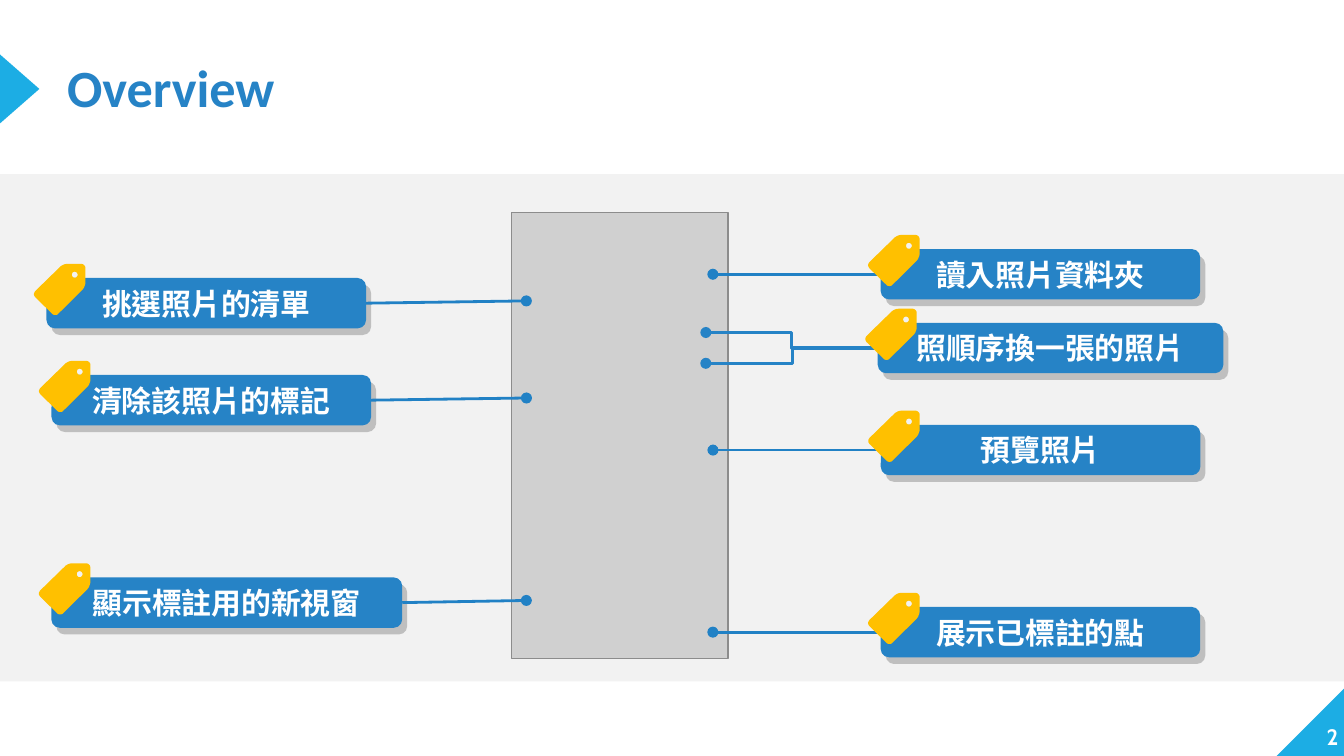
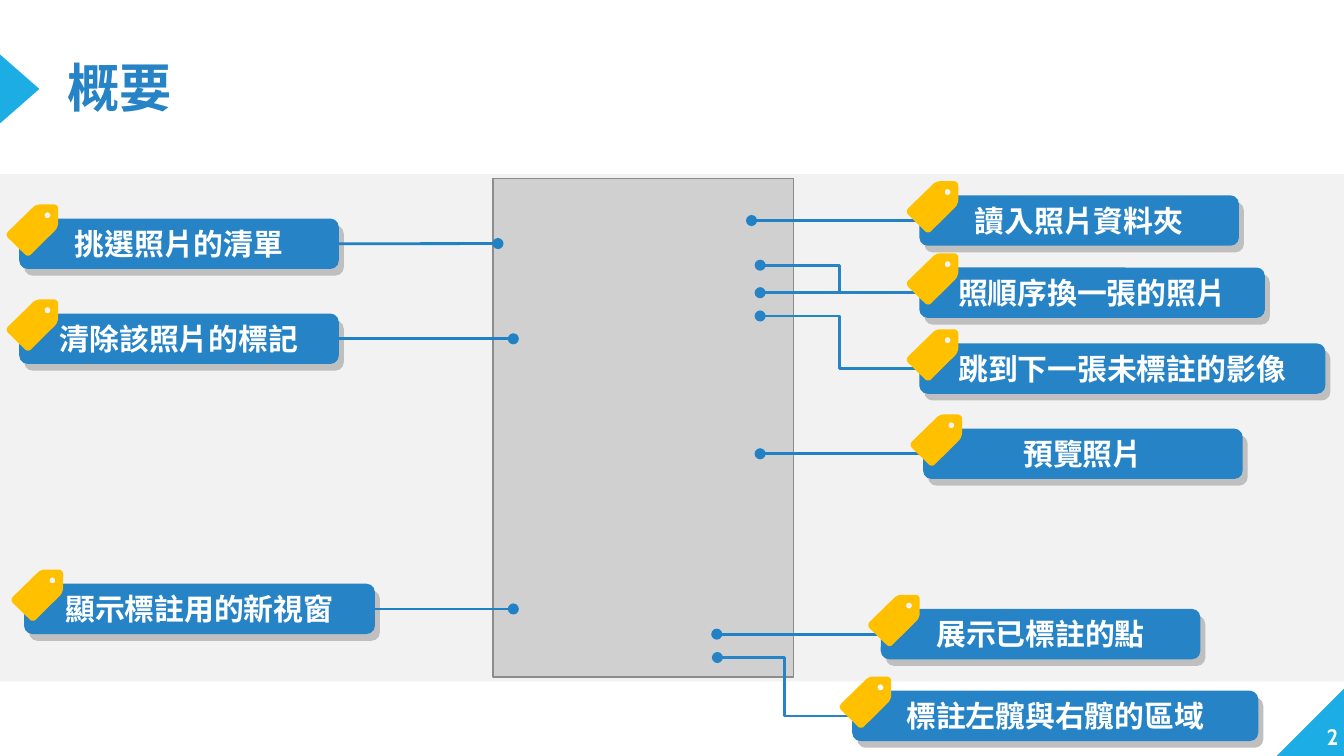
Before and after one commit to tana0101/Hip-Joint-Keypoint-Detection, a slide deck: slide 2 of Keypoint-Annotation-Tool/使用手冊.pptx. Drawn at 1344x756 pixels with LibreOffice and Linux fonts; fonts in the diff are those of the drawing; grey boxes stand for pictures. Boxes give left, top, right and bottom in pixels: in the first picture for what was removed or moved away, otherwise in the second. Text is boxed around its words. In the diff, an @@ line names an element or a change of style, - is before the commit and + after.

```diff
--- a/Keypoint-Annotation-Tool/使用手冊.pptx
+++ b/Keypoint-Annotation-Tool/使用手冊.pptx
@@ title at (x1=67, y1=62, x2=171, y2=112): text changed @@
-Overview
+概要
@@ picture resized from (x1=511, y1=212, x2=727, y2=657) to (x1=493, y1=179, x2=794, y2=677) @@
@@ 1 rounded rectangle, 1 freeform shape, 1 arrow moved together from (x1=34, y1=263, x2=527, y2=335) to (x1=7, y1=204, x2=499, y2=276) @@
@@ elbow arrow moved from (878, 348) - (706, 363) to (919, 292) - (761, 265) @@
@@ 4 rounded rectangles, 2 freeform shapes, 1 arrow moved together from (x1=712, y1=235, x2=1228, y2=379) to (x1=751, y1=181, x2=1270, y2=324) @@
@@ elbow arrow moved from (878, 348) - (706, 332) to (919, 293) - (761, 293) @@
@@ 3 rounded rectangles, 1 freeform shape moved together from (x1=39, y1=278, x2=376, y2=431) to (x1=7, y1=219, x2=344, y2=370) @@
@@ elbow arrow added from (919, 368) to (761, 316), #2683C6 1.5 pt @@
@@ freeform shape added at (x1=907, y1=329, x2=958, y2=380), fill #FFC000 @@
@@ arrow moved from (371, 401) - (527, 398) to (339, 339) - (513, 339) @@
@@ rounded rectangle added at (x1=919, y1=344, x2=1325, y2=394), fill #2683C6, 16 pt, text #FFFFFF, bold @@
+跳到下一張未標註的影像
@@ rounded rectangle added at (x1=925, y1=351, x2=1331, y2=401), fill #BFBFBF @@
@@ 2 rounded rectangles, 1 freeform shape moved together from (x1=868, y1=411, x2=1206, y2=481) to (x1=911, y1=414, x2=1249, y2=485) @@
@@ arrow moved from (880, 450) - (712, 450) to (923, 454) - (761, 454) @@
@@ 2 rounded rectangles, 1 freeform shape moved together from (x1=39, y1=563, x2=407, y2=634) to (x1=12, y1=570, x2=380, y2=640) @@
@@ freeform shape at (x1=868, y1=595, x2=919, y2=646): outline redrawn @@
@@ arrow moved from (402, 602) - (527, 601) to (375, 609) - (513, 609) @@
@@ arrow moved from (880, 632) - (712, 632) to (880, 634) - (716, 634) @@
@@ elbow arrow added from (852, 716) to (718, 657), #2683C6 1.5 pt @@
@@ freeform shape added at (x1=840, y1=676, x2=891, y2=727), fill #FFC000 @@
@@ rounded rectangle added at (x1=852, y1=691, x2=1258, y2=741), fill #2683C6, 16 pt, text #FFFFFF, bold @@
+標註左髖與右髖的區域
@@ rounded rectangle added at (x1=857, y1=698, x2=1263, y2=747), fill #BFBFBF @@
```
Also in this commit, not shown: 1 other slide changed, 1 slide added, 7 other files.
